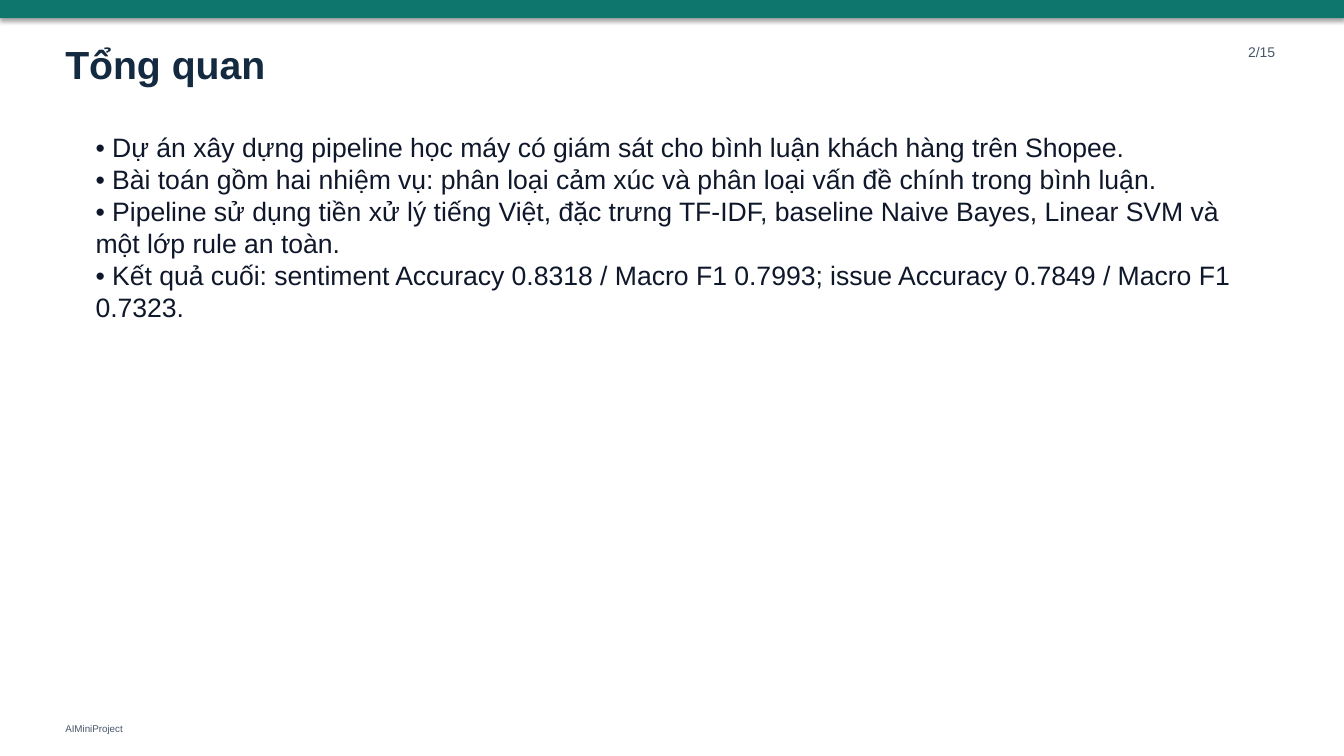
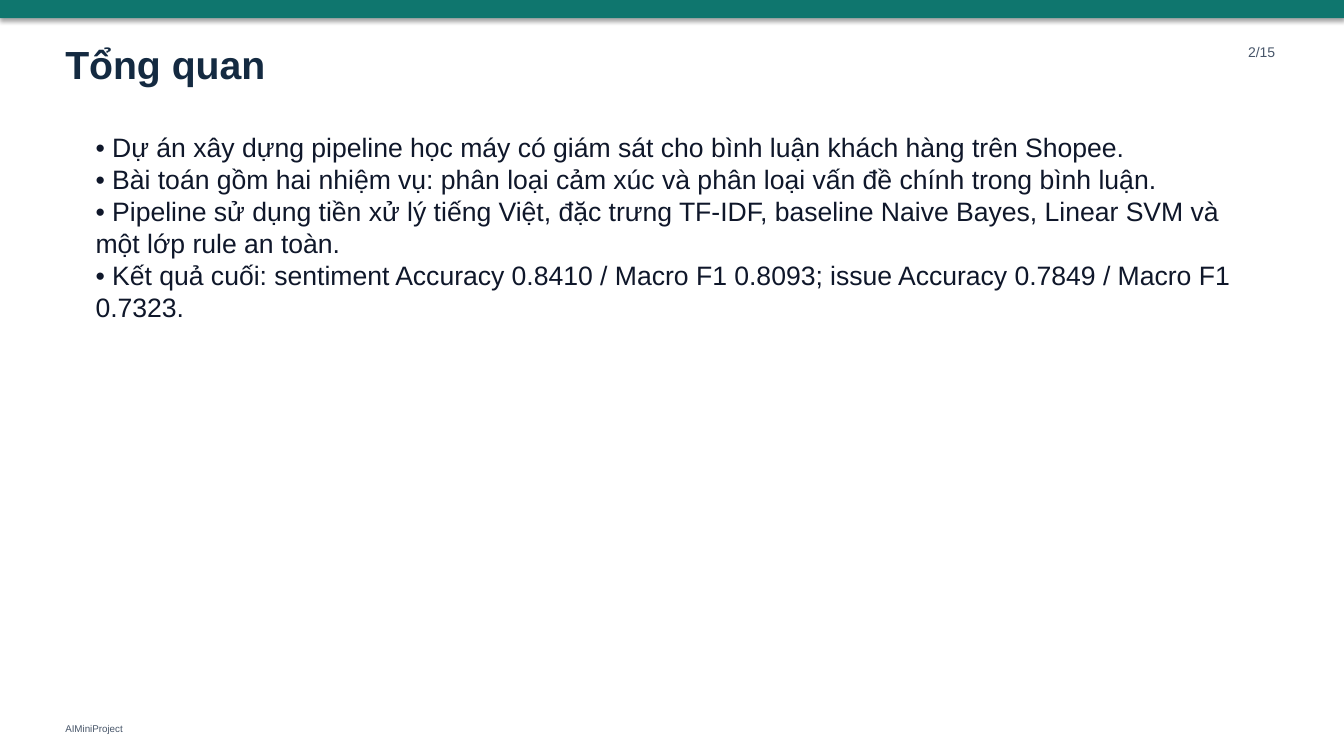
Before and after one commit to luongkien25/AIMiniProject, a slide deck: slide 2 of slides/AIMiniProject_presentation.pptx. Drawn at 1344x756 pixels with LibreOffice and Linux fonts; fonts in the diff are those of the drawing. Boxes give left, top, right and bottom in pixels: in the first picture for what was removed or moved away, otherwise in the second. Text is boxed around its words. In the diff, an @@ line names an element or a change of style, - is before the commit and + after.

Commit message:
update slide + sentiment models

```diff
--- a/slides/AIMiniProject_presentation.pptx
+++ b/slides/AIMiniProject_presentation.pptx
@@ text at [96,264,1230,318]: text changed @@
-• Kết quả cuối: sentiment Accuracy 0.8318 / Macro F1 0.7993; issue Accuracy 0.7849 / Macro F1 0.7323.
+• Kết quả cuối: sentiment Accuracy 0.8410 / Macro F1 0.8093; issue Accuracy 0.7849 / Macro F1 0.7323.
```
Also in this commit, not shown: 3 other slides changed, 10 other files.
